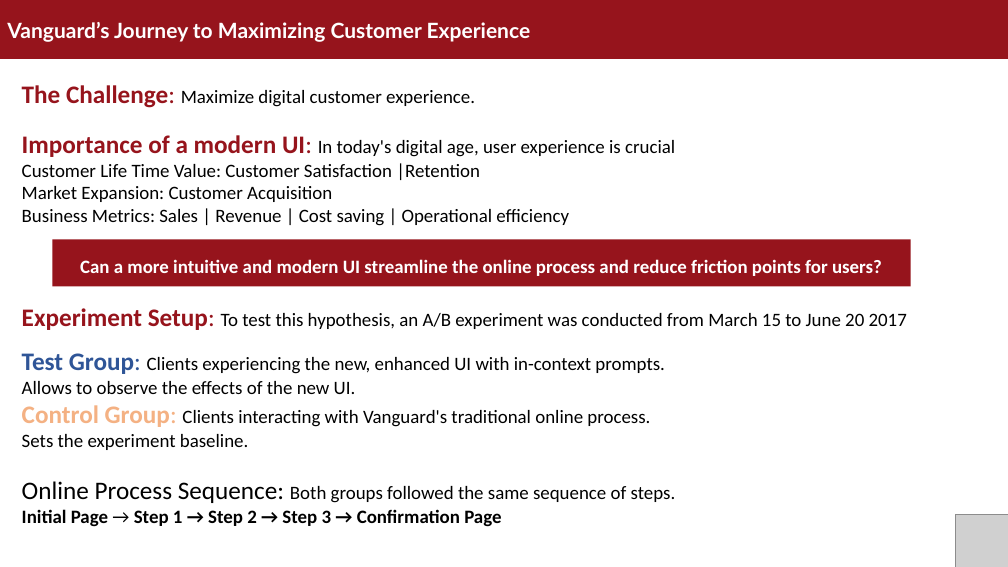
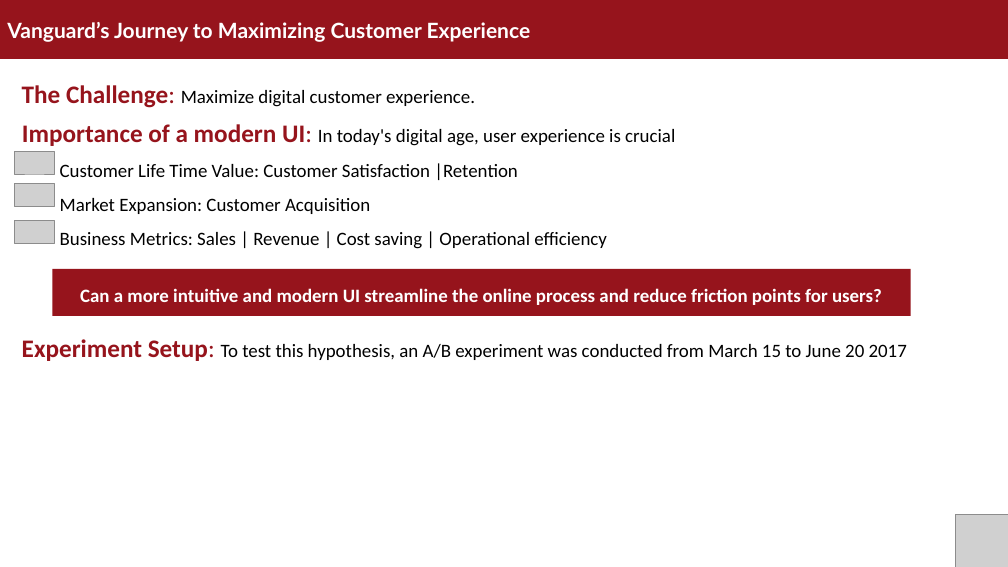
Before and after one commit to vsalto/Customer-Experience-UI-AB-Testing, a slide deck: slide 4 of slides/A_B test - UI (1).pptx. Drawn at 1008x567 pixels with LibreOffice and Linux fonts; fonts in the diff are those of the drawing; grey boxes stand for pictures. Boxes give left, top, right and bottom in pixels: in the first picture for what was removed or moved away, otherwise in the second. Text is boxed around its words. In the diff, an @@ line names an element or a change of style, - is before the commit and + after.

Commit message:
Updated pptx file 13 June

```diff
--- a/slides/A_B test - UI (1).pptx
+++ b/slides/A_B test - UI (1).pptx
@@ text "Importance of a modern UI: ...": place and size @@
-text "Importance of a modern UI: ..." at <box>22,135,675,226</box>
+text "Importance of a modern UI: ..." at <box>22,124,675,249</box>
@@ picture added at <box>14,152,54,174</box> @@
@@ text at <box>60,163,607,249</box>: line spacing 1 to 1.5 @@
@@ picture added at <box>14,184,54,206</box> @@
@@ picture added at <box>14,221,54,243</box> @@
@@ 2 texts, 1 rectangle: place and size @@
-2 texts, 1 rectangle at <box>22,240,910,330</box>
+2 texts, 1 rectangle at <box>22,269,910,361</box>
@@ text removed at <box>22,353,665,450</box> @@
-Test Group: Clients experiencing the new, enhanced UI with in-context prompts.
-Allows to observe the effects of the new UI.
-Control Group: Clients interacting with Vanguard's traditional online process.
-Sets the experiment baseline.
@@ text removed at <box>22,481,676,527</box> @@
-Online Process Sequence: Both groups followed the same sequence of steps.
-Initial Page → Step 1 → Step 2 → Step 3 → Confirmation Page
```
Also in this commit, not shown: 8 other slides changed, 1 slide added.
